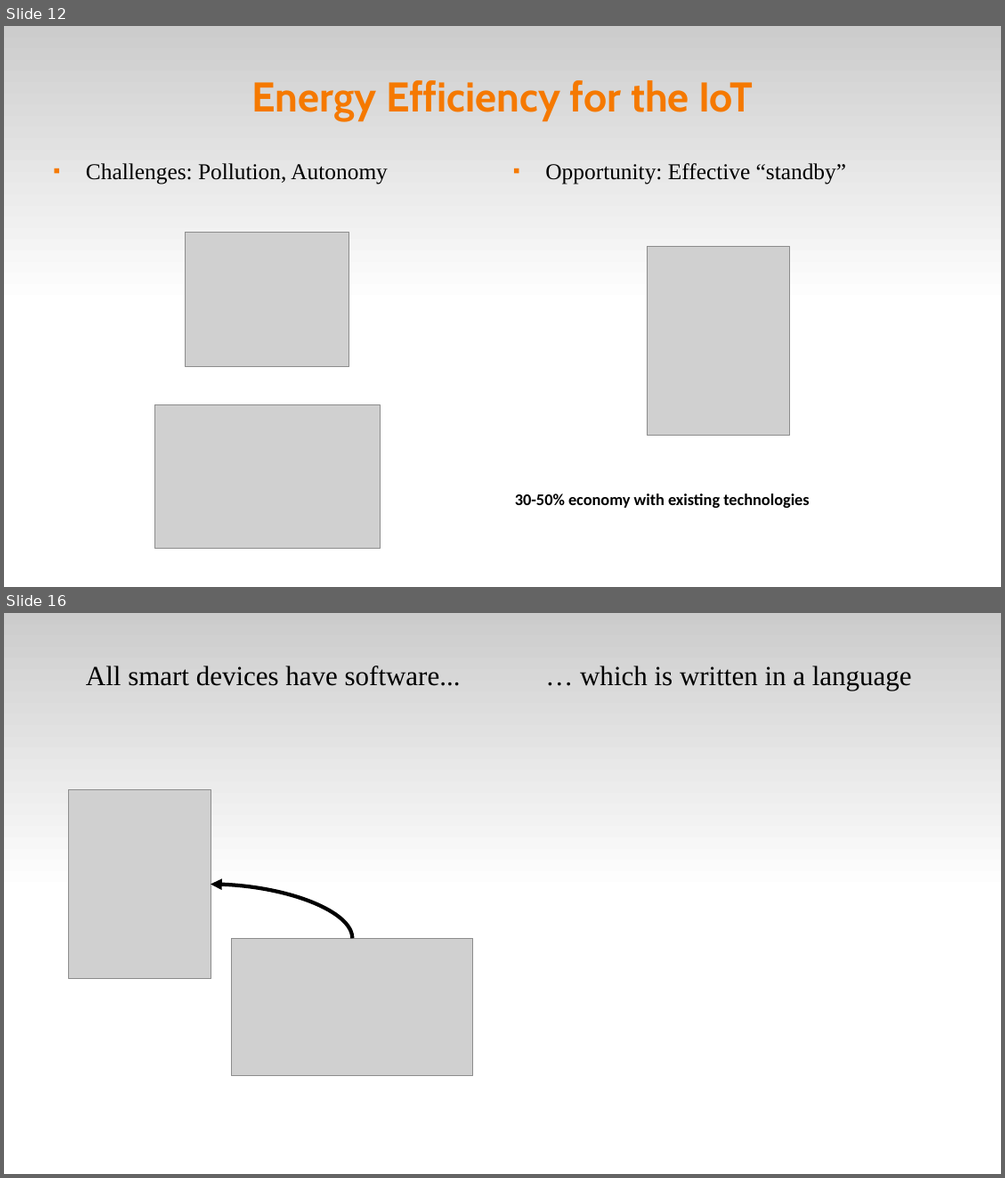
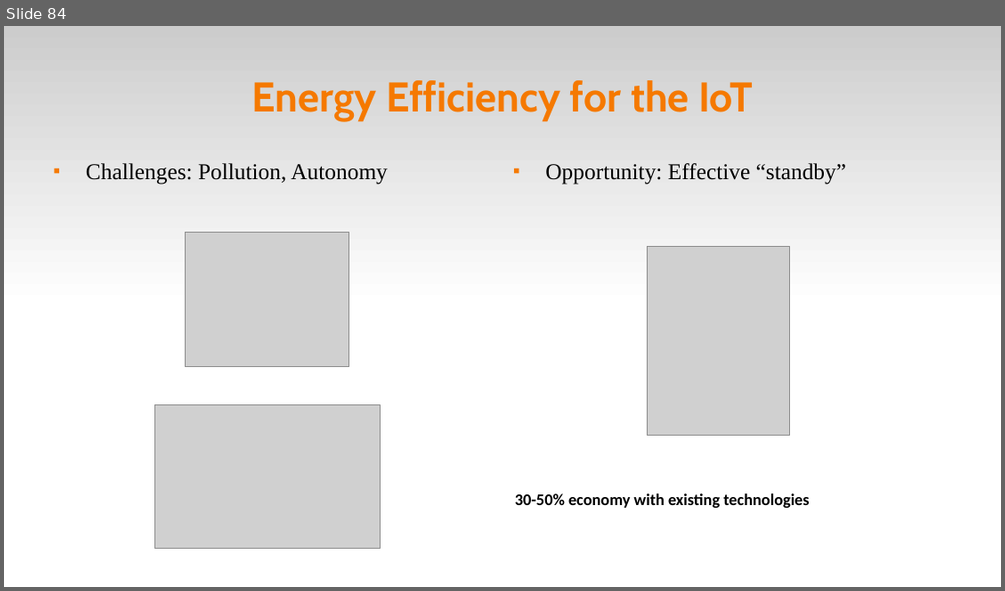
Before and after one commit to fsantanna-uerj/serrapilheira, a slide deck: LCTES/ceu-lctes-wip-expanded.odp. Shown one above the other, each under a label of ours: slides 12 and 16 before the commit, slide 84 after it; the slides between them are not shown. The pictures are 1005x1178 and 1005x591 pixels, drawn with LibreOffice and Linux fonts; fonts in the diff are those of the drawing; grey boxes stand for pictures. Boxes give left, top, right and bottom in pixels: in the first picture for what was removed or moved away, otherwise in the second. Text is boxed around its words. In the diff, an @@ line names an element or a change of style, - is before the commit and + after.

```diff
--- a/LCTES/ceu-lctes-wip-expanded.odp
+++ b/LCTES/ceu-lctes-wip-expanded.odp
@@ slide 16 removed at box(4, 613, 1001, 1174), background #FFFFFF; not listed: 1 template element that a slide beside it also shows @@
@@ text removed at box(86, 666, 461, 686) @@
-All smart devices have software...
@@ text removed at box(580, 666, 912, 690) @@
-… which is written in a language
@@ picture removed at box(68, 789, 210, 979) @@
@@ curved arrow removed from (352, 939) to (210, 884) @@
@@ picture removed at box(232, 939, 473, 1076) @@
@@ what was slide 12 is now slide 84 @@
```
Also in this commit, not shown: 15 slides changed, 7 slides added, 9 other slides removed, 2 other files.
